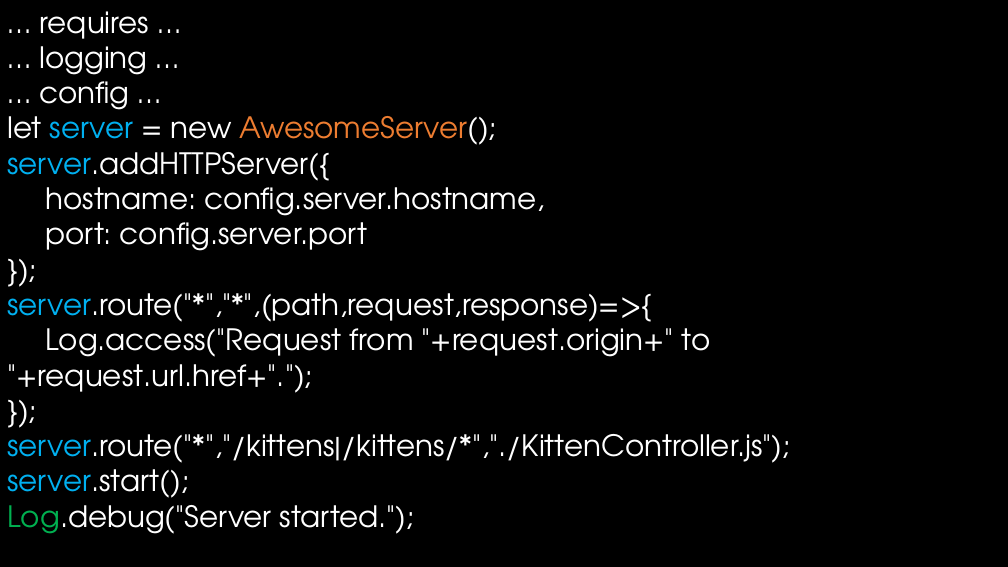
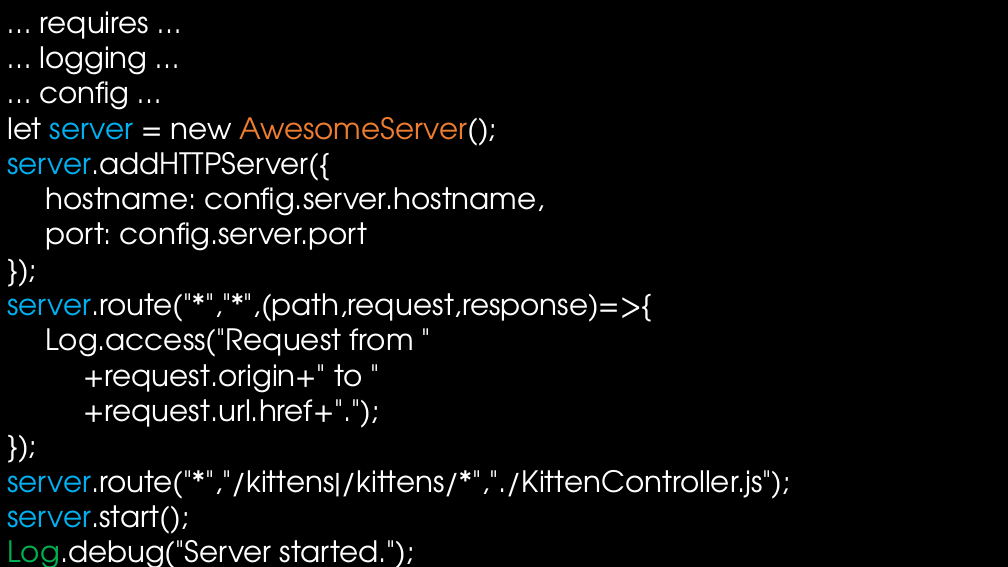
Before and after one commit to arei/talks, a slide deck: slide 77 of BuildingAwesome/BuildingAwesome.pptx (slide 75 before the commit). Drawn at 1008x567 pixels with LibreOffice and Linux fonts; fonts in the diff are those of the drawing. Boxes give left, top, right and bottom in pixels: in the first picture for what was removed or moved away, otherwise in the second. Text is boxed around its words. In the diff, an @@ line names an element or a change of style, - is before the commit and + after.

```diff
--- a/BuildingAwesome/BuildingAwesome.pptx
+++ b/BuildingAwesome/BuildingAwesome.pptx
@@ text at (45,320,414,428): text changed @@
-Log.access("Request from "+request.origin+" to "+request.url.href+".");
+Log.access("Request from "
++request.origin+" to "
++request.url.href+".");
```
Also in this commit, not shown: 2 other slides changed, 3 slides added.
